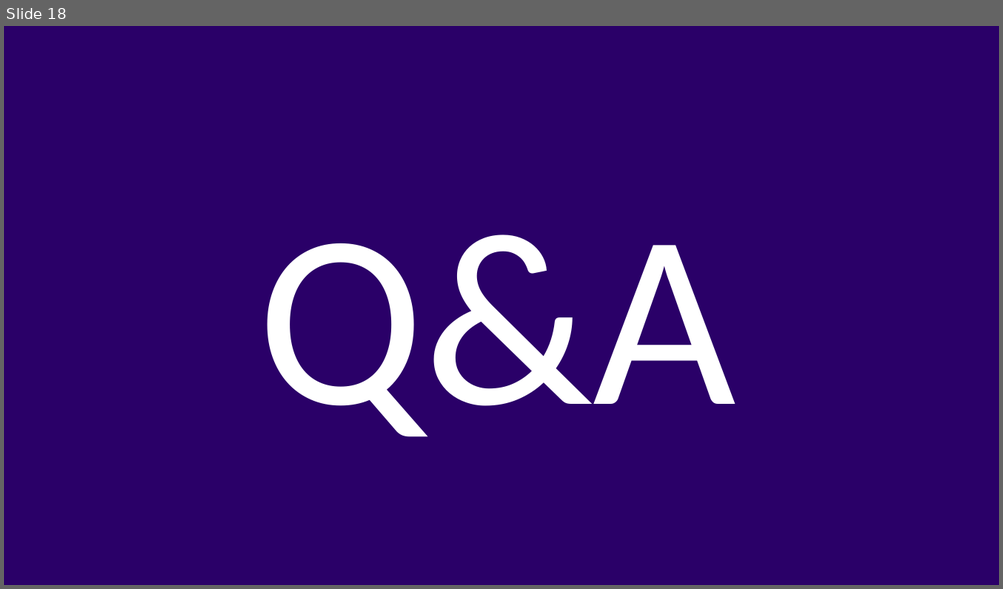
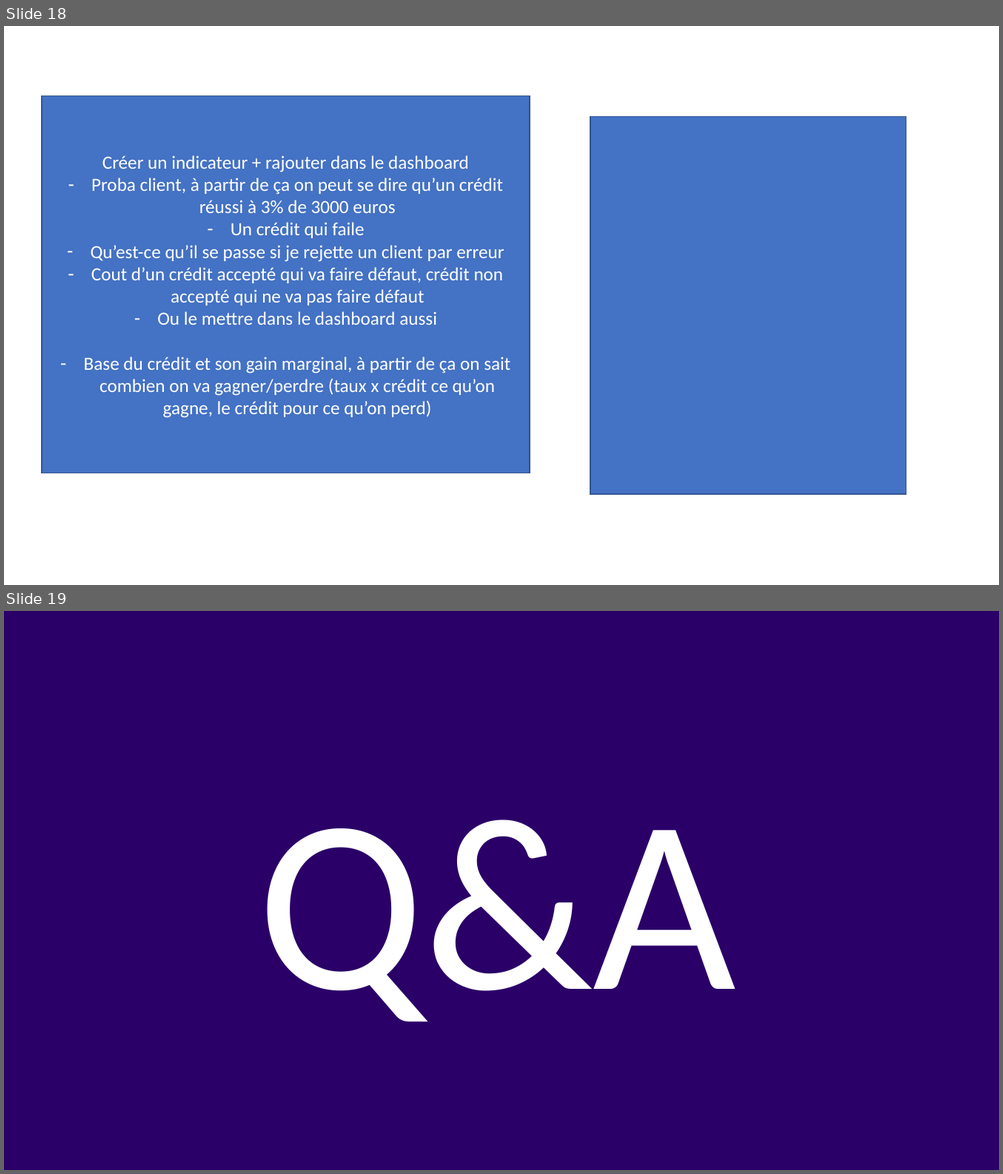
Before and after one commit to EtudiantOC2/implement_scoring_model_v2, a slide deck: evaluation/P7_Presentation.pptx. Shown one above the other, each under a label of ours: slide 18 before the commit, slides 18 and 19 after it. The pictures are 1003x589 and 1003x1174 pixels, drawn with LibreOffice and Linux fonts; fonts in the diff are those of the drawing. Boxes give left, top, right and bottom in pixels: in the first picture for what was removed or moved away, otherwise in the second. Text is boxed around its words. In the diff, an @@ line names an element or a change of style, - is before the commit and + after.

```diff
--- a/evaluation/P7_Presentation.pptx
+++ b/evaluation/P7_Presentation.pptx
@@ slide 18 added at [4, 26, 999, 585], background #FFFFFF @@
@@ rectangle added at [42, 96, 530, 474], fill #4472C4, outline #325491 1 pt, 18 pt, text #FFFFFF @@
+Créer un indicateur + rajouter dans le dashboard
+– Proba client, à partir de ça on peut se dire qu’un crédit réussi à 3% de 3000 euros
+– Un crédit qui faile
+– Qu’est-ce qu’il se passe si je rejette un client par erreur
+– Cout d’un crédit accepté qui va faire défaut, crédit non accepté qui ne va pas faire défaut
+– Ou le mettre dans le dashboard aussi
+– Base du crédit et son gain marginal, à partir de ça on sait combien on va gagner/perdre (taux x crédit ce qu’on gagne, le crédit pour ce qu’on perd)
@@ rectangle added at [590, 117, 906, 494], fill #4472C4, outline #325491 1 pt @@
@@ what was slide 18 is now slide 19 @@
```
Also in this commit, not shown: 1 other file.
